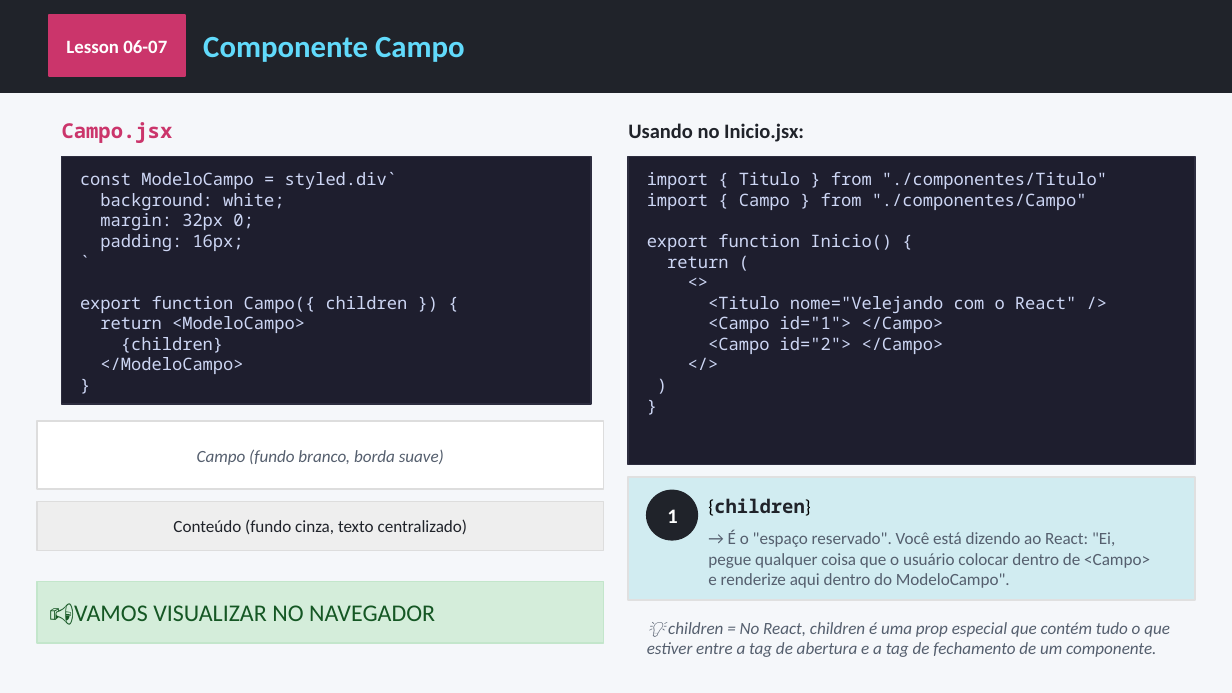
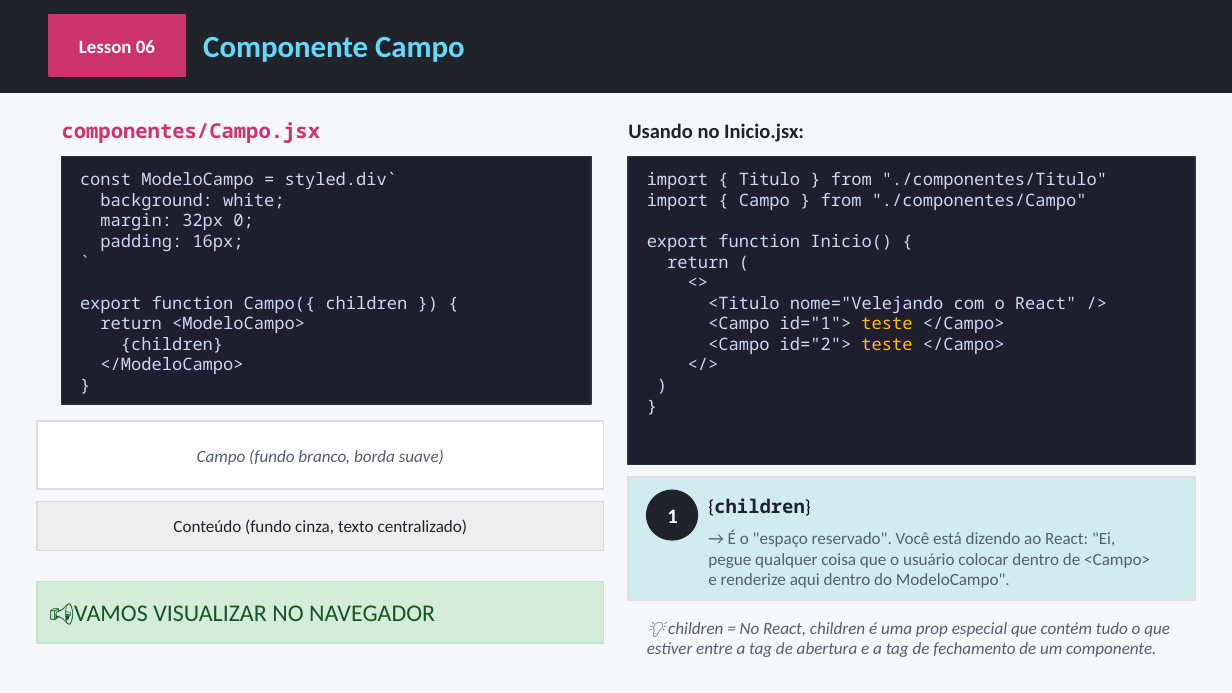
Before and after one commit to AlunosSuper/aula3React, a slide deck: slide 11 of react-aula3.pptx (slide 10 before the commit). Drawn at 1232x693 pixels with LibreOffice and Linux fonts; fonts in the diff are those of the drawing. Boxes give left, top, right and bottom in pixels: in the first picture for what was removed or moved away, otherwise in the second. Text is boxed around its words. In the diff, an @@ line names an element or a change of style, - is before the commit and + after.

```diff
--- a/react-aula3.pptx
+++ b/react-aula3.pptx
@@ text at [79,40,155,53]: text changed @@
-Lesson 06-07
+Lesson 06
@@ text at [62,122,321,143]: text changed @@
-Campo.jsx
+componentes/Campo.jsx
@@ text at [708,316,1005,354]: text changed @@
-<Campo id="1"> </Campo>
-<Campo id="2"> </Campo>
+<Campo id="1"> teste </Campo>
+<Campo id="2"> teste </Campo>
```
Also in this commit, not shown: 11 other slides changed, 1 slide added, 8 other files.
